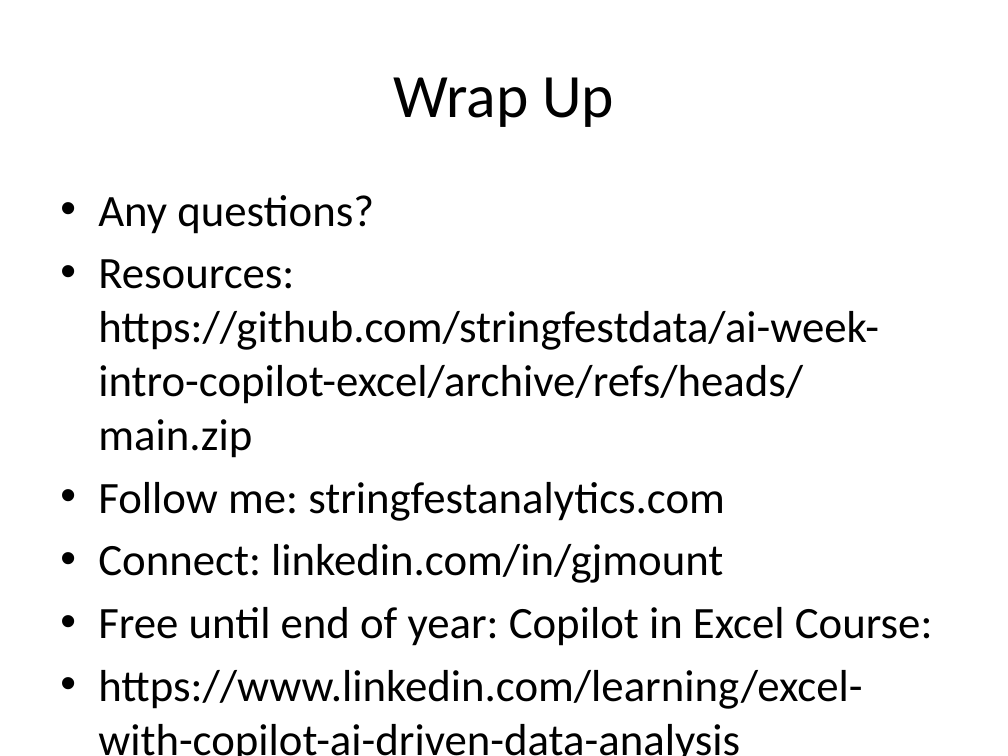
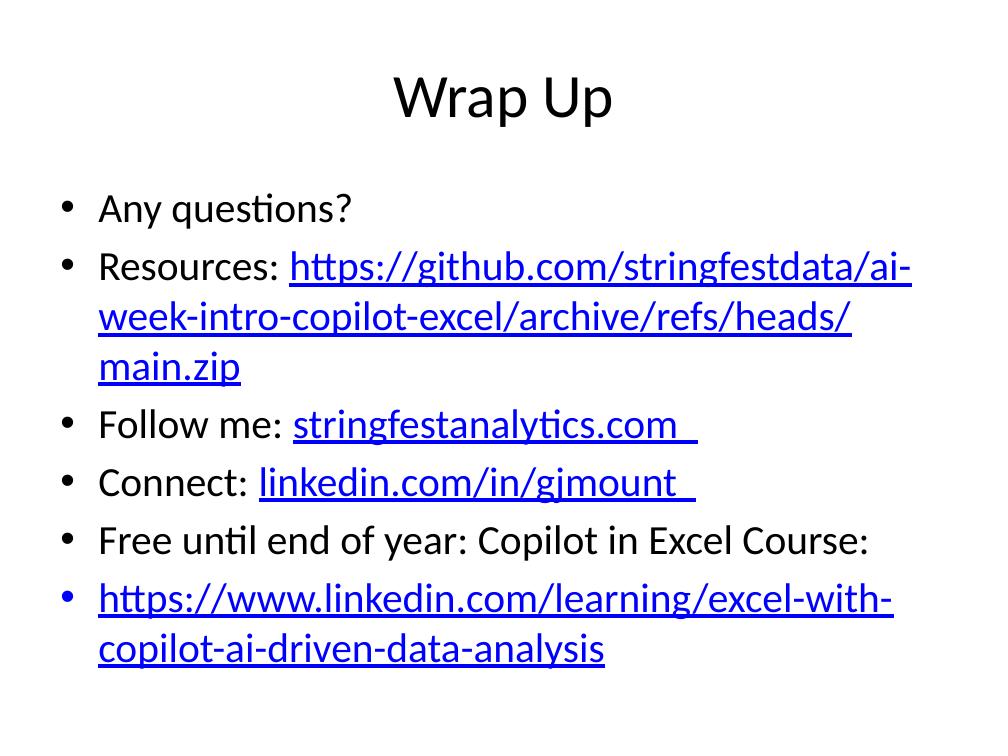
Before and after one commit to stringfestdata/ai-week-intro-copilot-excel, a slide deck: slide 8 of intro_copilot_excel.pptx. Drawn at 1008x756 pixels with LibreOffice and Linux fonts; fonts in the diff are those of the drawing. Boxes give left, top, right and bottom in pixels: in the first picture for what was removed or moved away, otherwise in the second. Text is boxed around its words. In the diff, an @@ line names an element or a change of style, - is before the commit and + after.

```diff
--- a/intro_copilot_excel.pptx
+++ b/intro_copilot_excel.pptx
@@ text "Any questions?" at (98,193,911,669): size 32 to 29.6 pt; text colour #000000 to #0000FF, underline on in "https://github.com/stringfestdata/ai-week-intro-copilot-exce ...", "stringfestanalytics.com", "linkedin.com/in/gjmount", "https://www.linkedin.com/learning/excel-with-copilot-ai-driv ..." @@
```
Also in this commit, not shown: 6 other slides changed, 2 other files.
